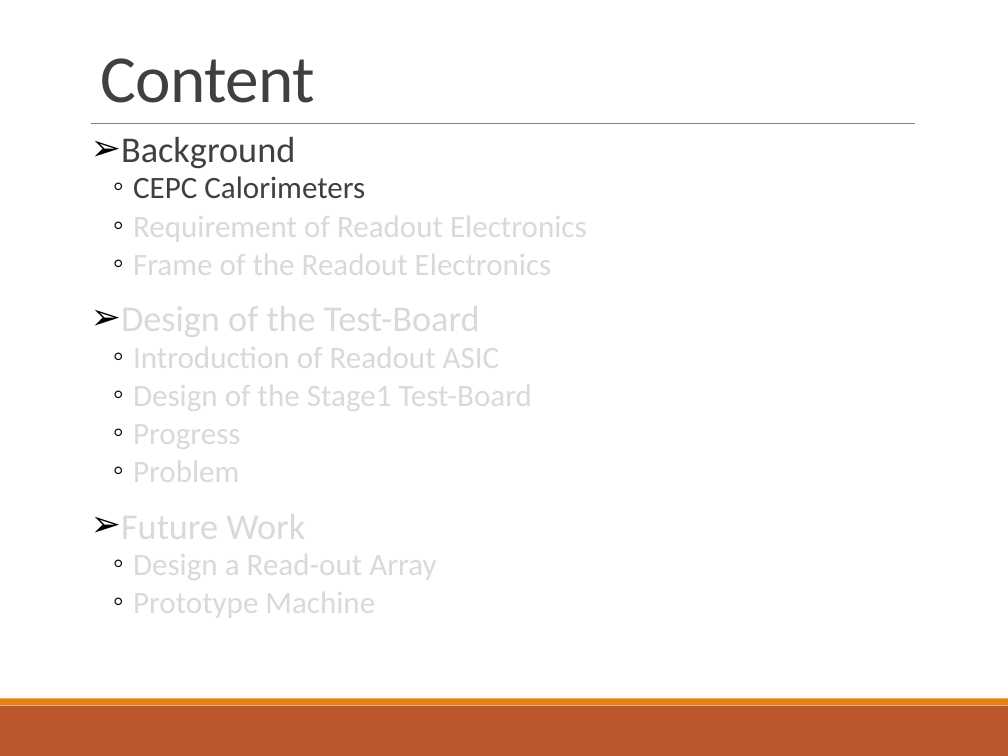
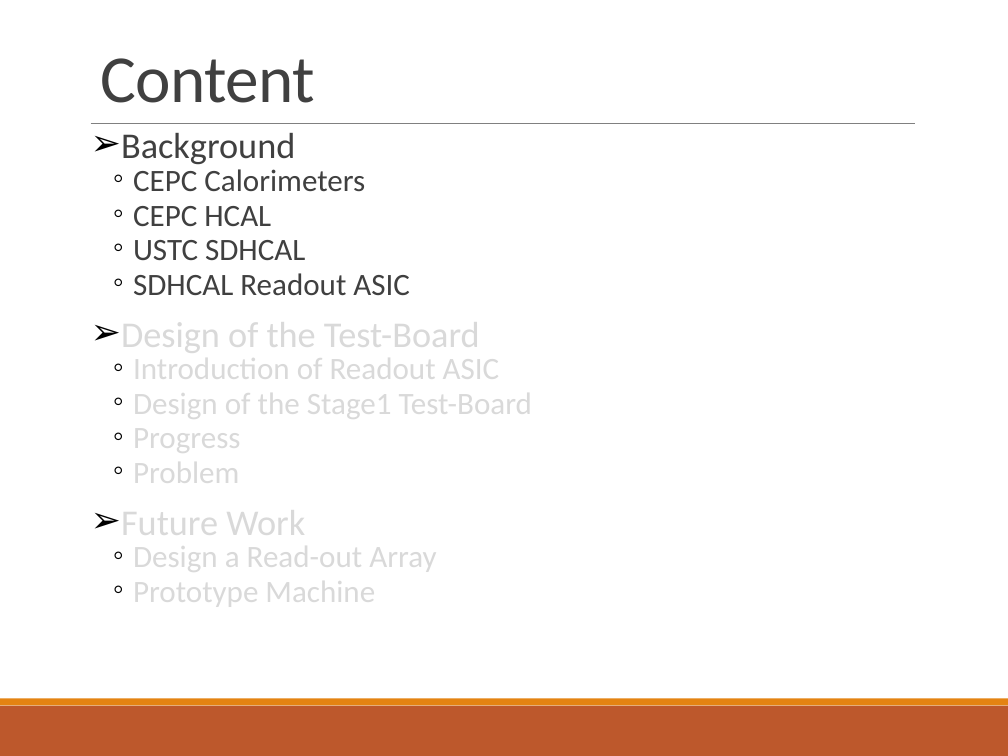
Before and after one commit to wyu0725/SDHCAL_DAQ, a slide deck: slide 3 of Slides/DHCAL_ReadOutElectronics.pptx. Drawn at 1008x756 pixels with LibreOffice and Linux fonts; fonts in the diff are those of the drawing. Boxes give left, top, right and bottom in pixels: in the first picture for what was removed or moved away, otherwise in the second. Text is boxed around its words. In the diff, an @@ line names an element or a change of style, - is before the commit and + after.

```diff
--- a/Slides/DHCAL_ReadOutElectronics.pptx
+++ b/Slides/DHCAL_ReadOutElectronics.pptx
@@ text at [121, 133, 532, 611]: line spacing 0.8 to 0.7 @@
@@ text at [133, 206, 410, 295]: text changed; text colour #D9D9D9 to #404040 @@
-  ◦ Requirement of Readout Electronics
-  ◦ Frame of the Readout Electronics
+  ◦ CEPC HCAL
+  ◦ USTC SDHCAL
+  ◦ SDHCAL Readout ASIC
```
Also in this commit, not shown: 2 other slides changed, 6 slides added.
